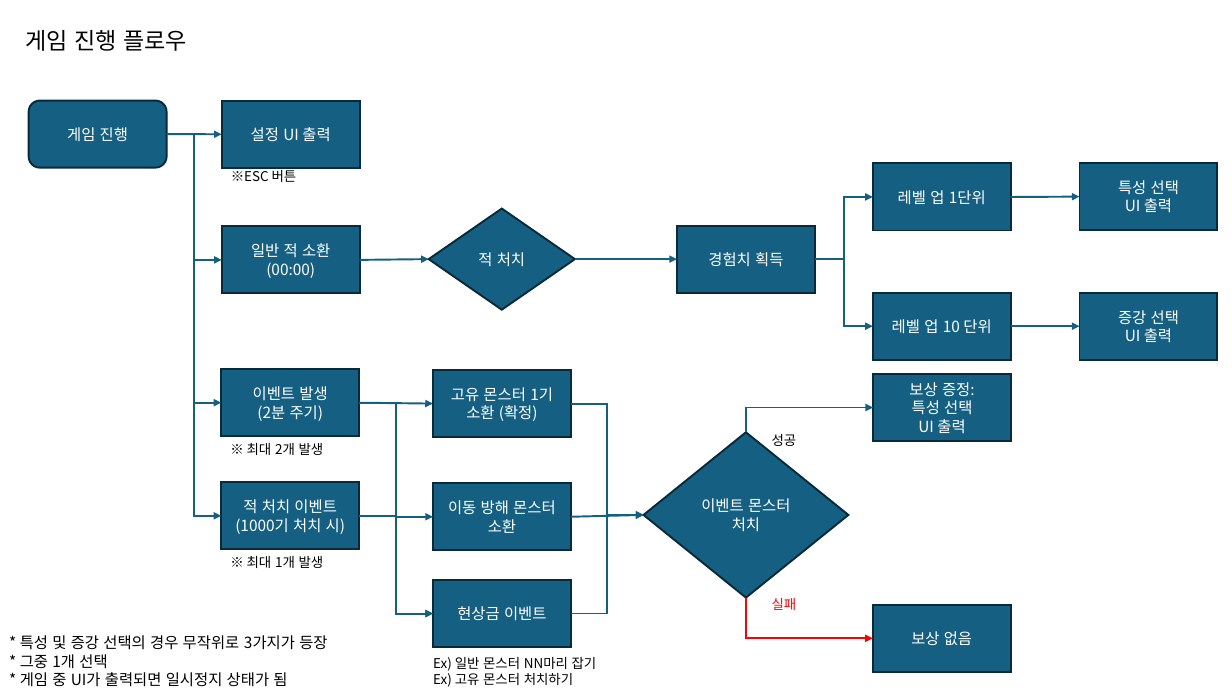
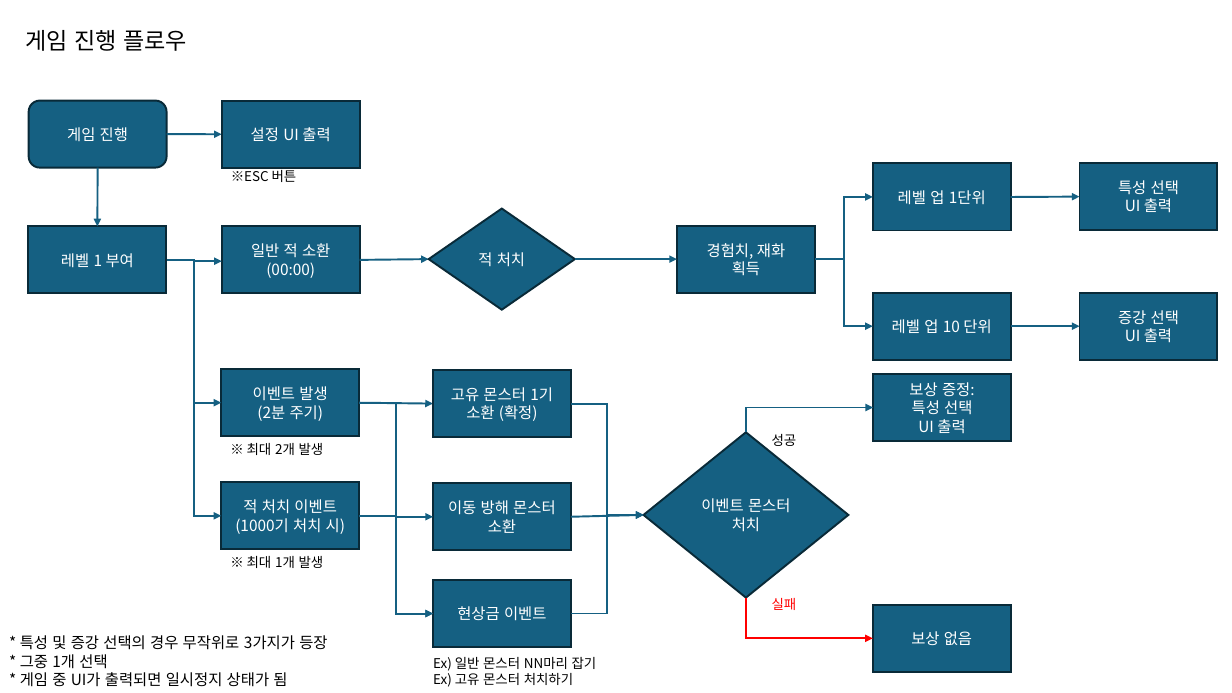
Before and after one commit to MBLProject/One_Of_Neglected, a slide deck: slide 8 of _Game_Designer_Info/neglect_game_ppt.pptx (slide 7 before the commit). Drawn at 1232x693 pixels with LibreOffice and Linux fonts; fonts in the diff are those of the drawing. Boxes give left, top, right and bottom in pixels: in the first picture for what was removed or moved away, otherwise in the second. Text is boxed around its words. In the diff, an @@ line names an element or a change of style, - is before the commit and + after.

```diff
--- a/_Game_Designer_Info/neglect_game_ppt.pptx
+++ b/_Game_Designer_Info/neglect_game_ppt.pptx
@@ arrow added from (98, 167) to (97, 226), #156082 1.5 pt @@
@@ rectangle added at box(29, 226, 166, 294), fill #156082, outline #092A39 1.5 pt, 12 pt, text #FFFFFF @@
+레벨 1 부여
@@ elbow arrow moved from (166, 134) - (221, 516) to (166, 260) - (221, 516) @@
@@ elbow arrow moved from (166, 134) - (221, 403) to (166, 260) - (221, 403) @@
@@ elbow arrow moved from (166, 134) - (222, 260) to (166, 260) - (222, 262) @@
@@ text in rectangle at box(707, 243, 785, 276): text changed @@
-경험치 획득
+경험치, 재화
+획득
```
Also in this commit, not shown: 4 other slides changed, 1 slide added, 2 other files.
